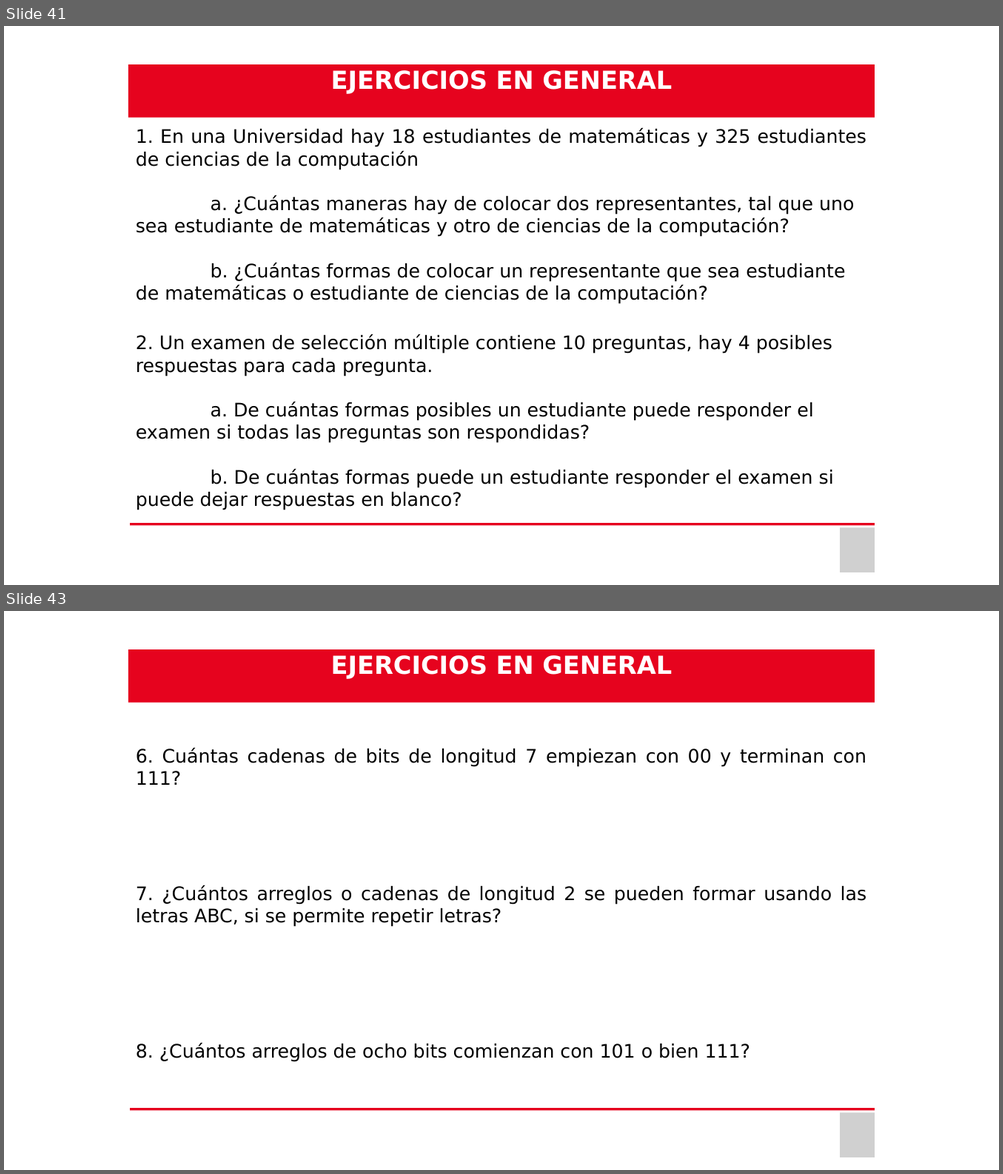
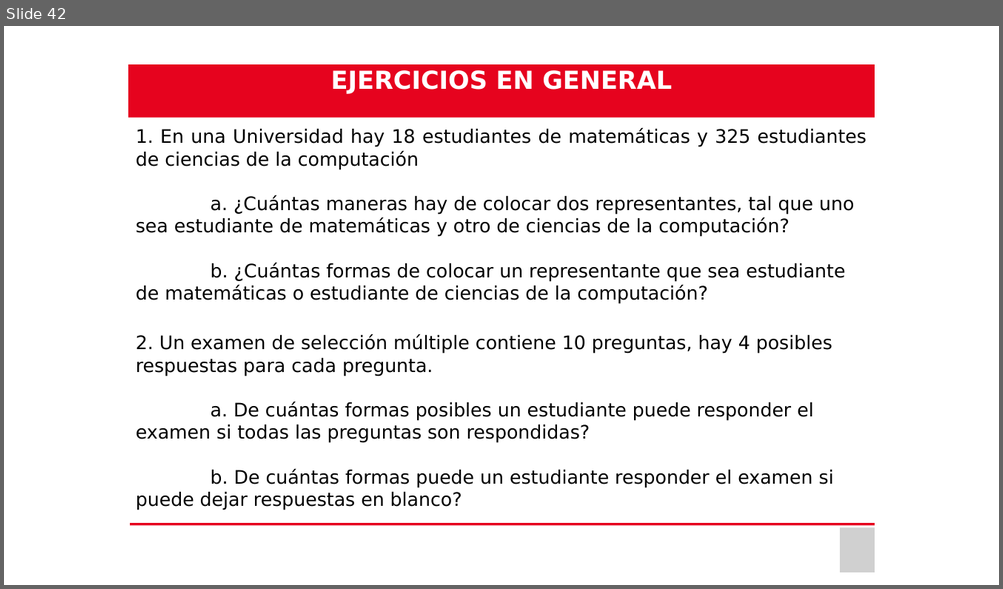
Before and after one commit to ElVers0/Automovil, a slide deck: Clase 1.pptx. Shown one above the other, each under a label of ours: slides 41 and 43 before the commit, slide 42 after it; the slides between them are not shown. The pictures are 1003x1174 and 1003x589 pixels, drawn with LibreOffice and Linux fonts; fonts in the diff are those of the drawing; grey boxes stand for pictures. Boxes give left, top, right and bottom in pixels: in the first picture for what was removed or moved away, otherwise in the second. Text is boxed around its words. In the diff, an @@ line names an element or a change of style, - is before the commit and + after.

```diff
--- a/Clase 1.pptx
+++ b/Clase 1.pptx
@@ slide 43 removed at (4,611,999,1170), background #FFFFFF @@
@@ freeform shape removed at (128,649,875,703) @@
-EJERCICIOS EN GENERAL
@@ text removed at (136,748,866,785) @@
-6. Cuántas cadenas de bits de longitud 7 empiezan con 00 y terminan con 111?
@@ text removed at (136,886,867,927) @@
-7. ¿Cuántos arreglos o cadenas de longitud 2 se pueden formar usando las letras ABC, si se permite repetir letras?
@@ text removed at (136,1043,750,1062) @@
-8. ¿Cuántos arreglos de ocho bits comienzan con 101 o bien 111?
@@ freeform shape removed at (128,1105,875,1111) @@
@@ picture removed at (839,1113,875,1158) @@
@@ what was slide 41 is now slide 42 @@
```
Also in this commit, not shown: 1 slide added, 1 other slide removed, 1 other file.
